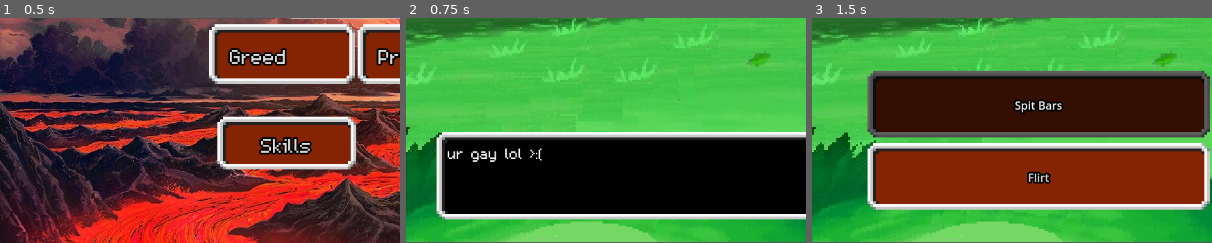
Above: before the commit, frames 1-3 (left to right).
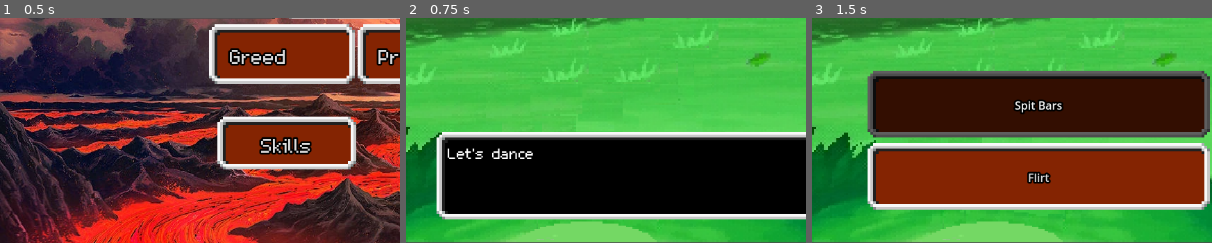
Above: after the commit, the same moments.

Repository: AyaPK/jingle-jam-2025
Game: Godot game, scene res://scenes/main_menu.tscn
Two runs of this game, one before a commit and one after it. Both use one fixed random seed, a clock stepped at 60 frames per second and the inputs below.
Inputs (mouse positions are % of the whole screen's width and height, from its top left):
- Up to frame 1 (0.5 s): no input
- Up to frame 2 (0.75 s): click "Wrath" at 0.5 s
- Up to frame 3 (1.5 s): tap Enter (ui_accept) at 1.25 s; move the mouse to (72, 45) at 1.27 s; tap T (test) at 1.35 s
The pictures show only the part of the screen within x 0-50%, y 50-100%; the shares and areas given below are measured in that part.

Frame 1 is identical in both runs. In frame 2, 0.6% of the frame differs, in the area x 10-34%, y 57-64%; in frame 3, nothing differs.

Commit message:
BKG-233: Henry's mind palace

Diff:
--- a/resources/envy.tres
+++ b/resources/envy.tres
@@ -5,4 +5,8 @@
 [resource]
 script = ExtResource("1_hqoho")
 demon_name = "Envy"
+entry_text = "Oh you think you're hot shit"
+beaten_text = "God damn, you were hot shit"
+seduced_text = "I hope I have you all to myself"
+lose_text = "I wish I was more like you"
 metadata/_custom_type_script = "uid://cxxo2oqdhj527"
--- a/resources/gluttony.tres
+++ b/resources/gluttony.tres
@@ -5,4 +5,8 @@
 [resource]
 script = ExtResource("1_umu0c")
 demon_name = "Gluttony"
+entry_text = "This isn't my ship"
+beaten_text = "Eugh I need a drink"
+seduced_text = "You can be the captain tonight"
+lose_text = "Give it all to me"
 metadata/_custom_type_script = "uid://cxxo2oqdhj527"
--- a/resources/greed.tres
+++ b/resources/greed.tres
@@ -5,4 +5,8 @@
 [resource]
 script = ExtResource("1_dqre4")
 demon_name = "Greed"
+entry_text = "Gimme yah money"
+beaten_text = "Fine I give up you can have one of my possesions :("
+seduced_text = "Give it to me"
+lose_text = "You owe me £50"
 metadata/_custom_type_script = "uid://cxxo2oqdhj527"
--- a/resources/lust.tres
+++ b/resources/lust.tres
@@ -5,4 +5,8 @@
 [resource]
 script = ExtResource("1_342qf")
 demon_name = "Lust"
+entry_text = "Huh... kinda cute"
+beaten_text = "Oh... I like that"
+seduced_text = "Come over here and let me show you your prize"
+lose_text = "That ain't hot"
 metadata/_custom_type_script = "uid://cxxo2oqdhj527"
--- a/resources/pride.tres
+++ b/resources/pride.tres
@@ -5,4 +5,8 @@
 [resource]
 script = ExtResource("1_do7o1")
 demon_name = "Pride"
+entry_text = "Tell me I'm the greatest"
+beaten_text = "My body is injured, my pride remains intact"
+seduced_text = "Fine, you've earnt it... you can be on top"
+lose_text = "I knew I was the greatest"
 metadata/_custom_type_script = "uid://cxxo2oqdhj527"
--- a/resources/sloth.tres
+++ b/resources/sloth.tres
@@ -5,4 +5,8 @@
 [resource]
 script = ExtResource("1_wa7or")
 demon_name = "Sloth"
+entry_text = "I woke up for this... you'd better be worth"
+beaten_text = "Back to bed :)"
+seduced_text = "CNC means I can nap during :)	"
+lose_text = "You look so peaceful now! I'll join soon <3"
 metadata/_custom_type_script = "uid://cxxo2oqdhj527"
--- a/resources/wrath.tres
+++ b/resources/wrath.tres
@@ -11,8 +11,8 @@
 demon_name = "Wrath"
 hp = 100
 seduction_target = 250
-entry_text = "ur gay lol >:("
-beaten_text = "ooft... I guess I was the gay one all along >:("
-seduced_text = "omg ur so sexy haha >:("
-lose_text = "loser. >:("
+entry_text = "Let's dance"
+beaten_text = "You'll pay for this"
+seduced_text = "Choke me daddy"
+lose_text = "Get rekt kiddo"
 metadata/_custom_type_script = "uid://cxxo2oqdhj527"
